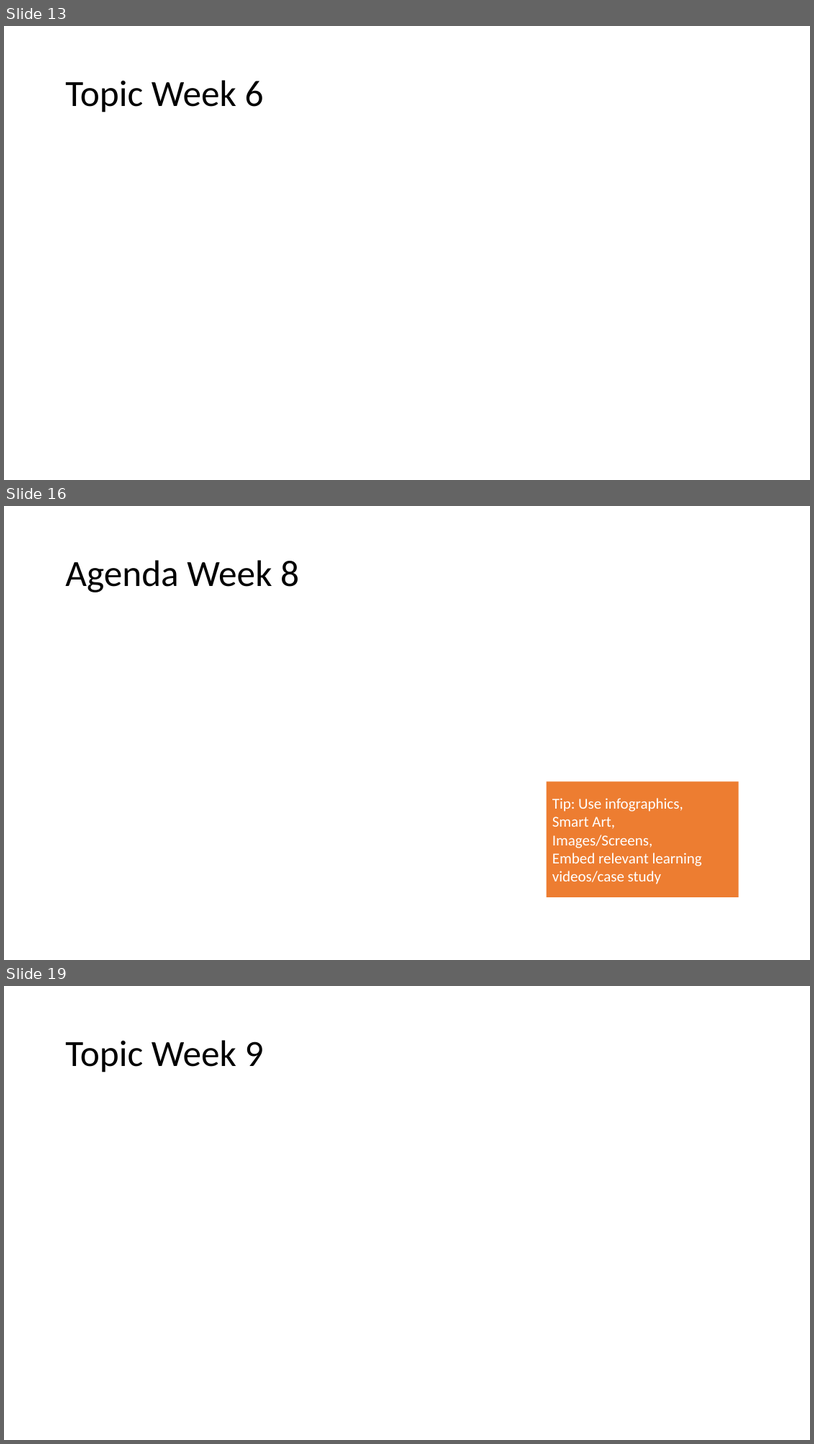
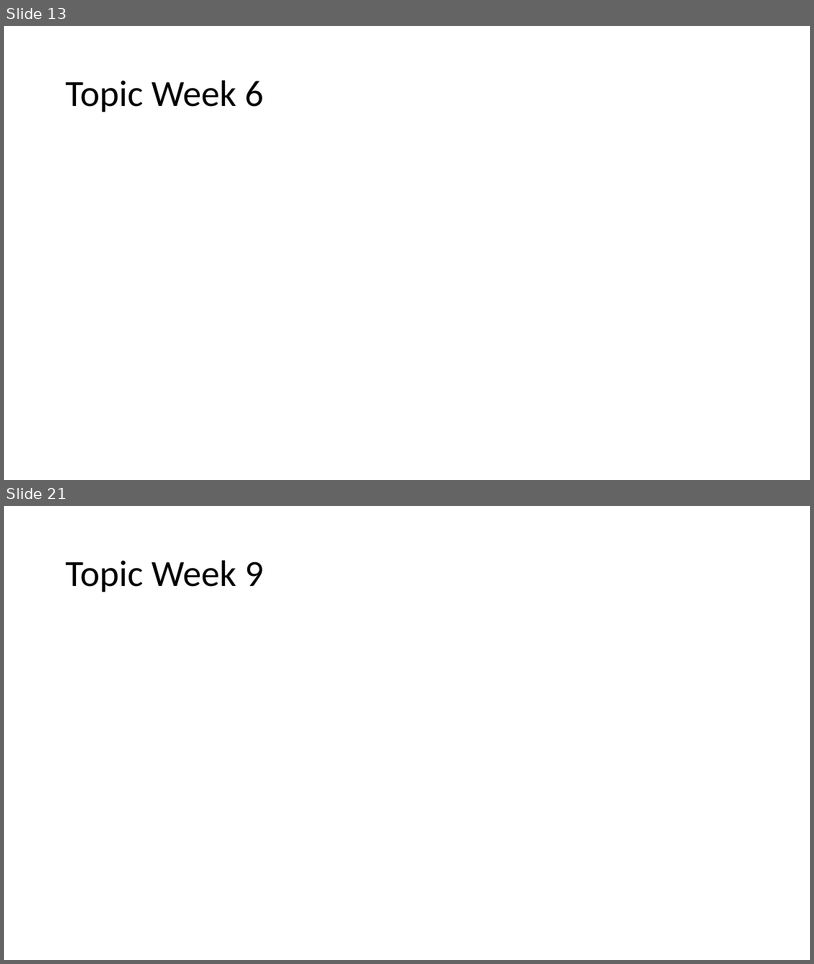
Before and after one commit to spoorthiempowher/Empowher-Curriculum, a slide deck: Angular/EmpowHer - Tech Curriculum.pptx. Shown one above the other, each under a label of ours: slides 13, 16 and 19 before the commit, slides 13 and 21 after it; the slides between them are not shown. The pictures are 814x1444 and 814x964 pixels, drawn with LibreOffice and Linux fonts; fonts in the diff are those of the drawing. Boxes give left, top, right and bottom in pixels: in the first picture for what was removed or moved away, otherwise in the second. Text is boxed around its words. In the diff, an @@ line names an element or a change of style, - is before the commit and + after.

Commit message:
Angular curriculum update for week 7,8,9

```diff
--- a/Angular/EmpowHer - Tech Curriculum.pptx
+++ b/Angular/EmpowHer - Tech Curriculum.pptx
@@ slide 16 removed at box(4, 506, 810, 960), background #FFFFFF @@
@@ title removed at box(65, 560, 299, 592) @@
-Agenda Week 8
@@ rectangle removed at box(547, 781, 739, 897) @@
-Tip: Use infographics,
-Smart Art,
-Images/Screens,
-Embed relevant learning videos/case study
@@ what was slide 19 is now slide 21 @@
```
Also in this commit, not shown: 8 slides added, 4 other slides removed.
